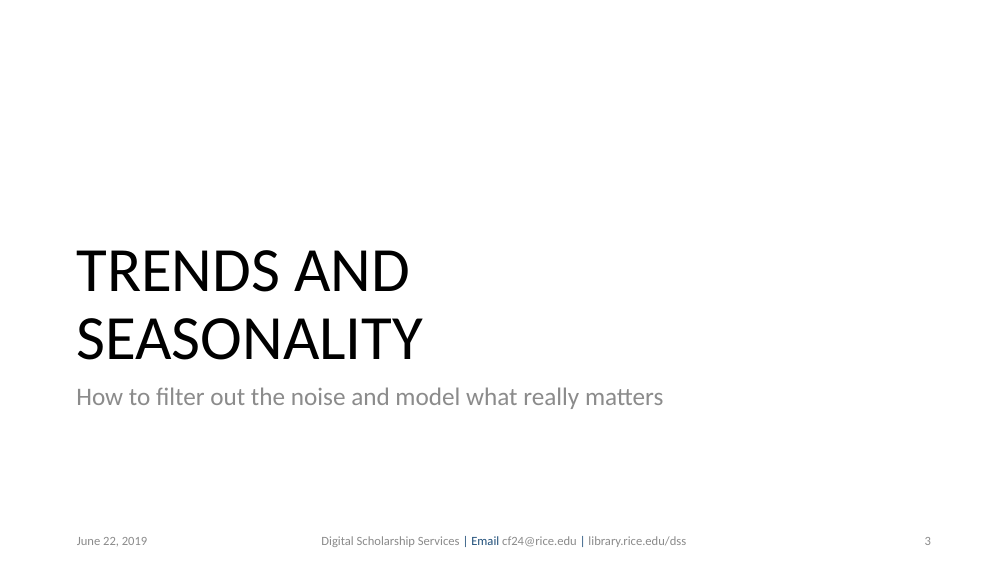
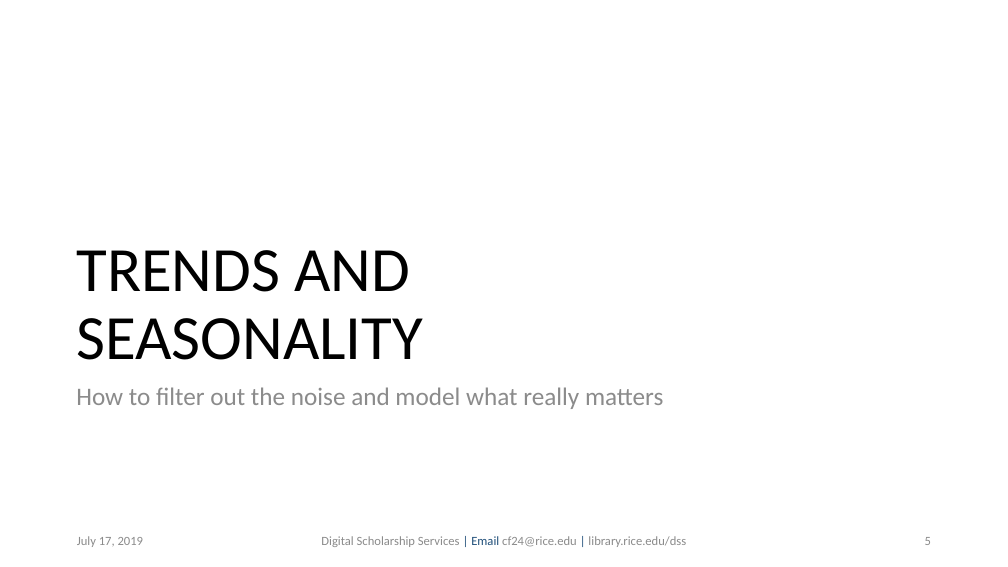
Before and after one commit to bakitybacon/rice-data-and-donuts, a slide deck: slide 5 of tsa/Introduction to Time Series Analysis.pptx (slide 3 before the commit). Drawn at 1008x567 pixels with LibreOffice and Linux fonts; fonts in the diff are those of the drawing; background and template pictures are left out. Boxes give left, top, right and bottom in pixels: in the first picture for what was removed or moved away, otherwise in the second. Text is boxed around its words. In the diff, an @@ line names an element or a change of style, - is before the commit and + after.

```diff
--- a/tsa/Introduction to Time Series Analysis.pptx
+++ b/tsa/Introduction to Time Series Analysis.pptx
@@ text at [77,536,144,547]: text changed @@
-June 22, 2019
+July 17, 2019
```
Also in this commit, not shown: 2 other slides changed, 16 slides added.
